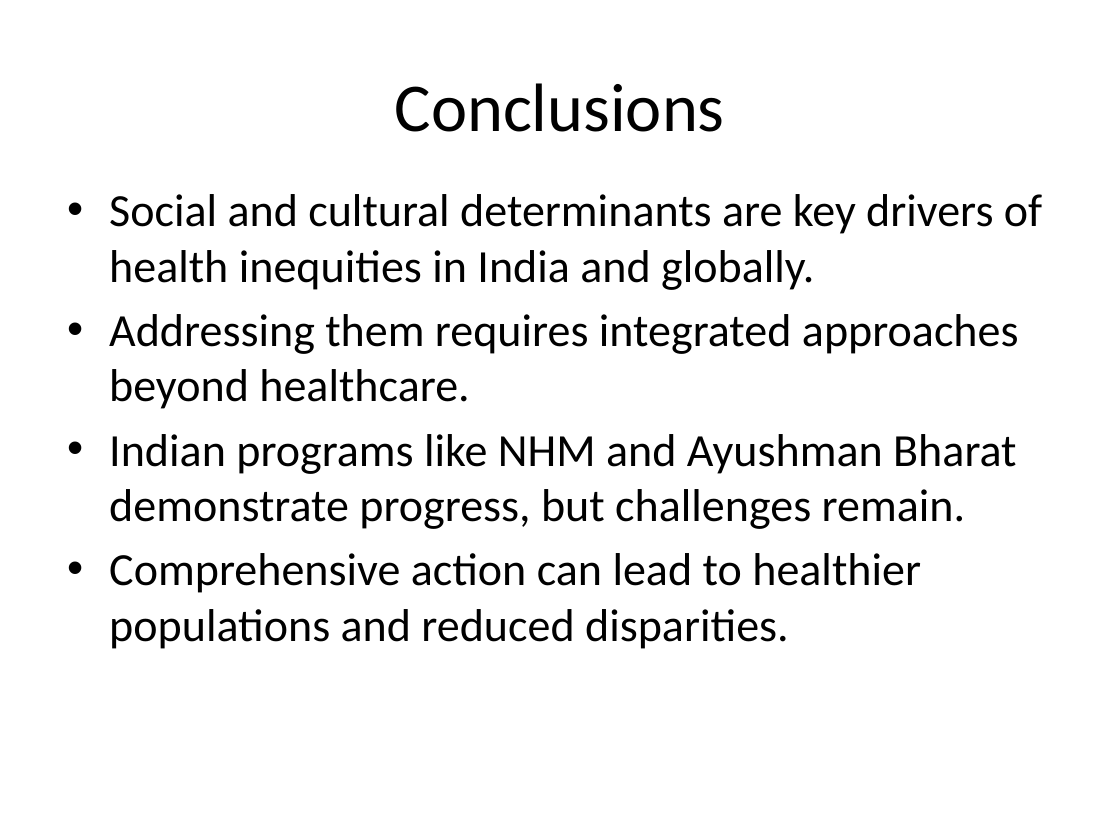
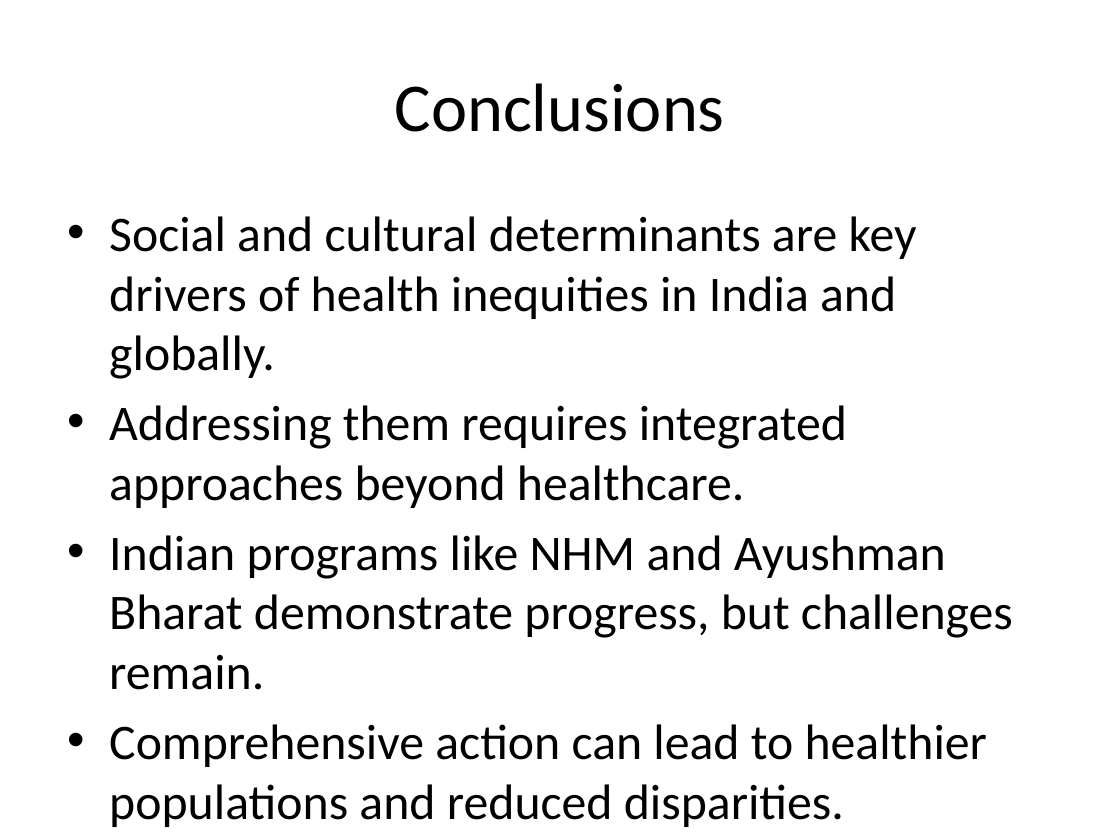
Before and after one commit to hssling/PG_Seminar_Presentation_Generator_CBME_NMC_Medical, a slide deck: slide 27 of seminar_presentation_comprehensive.pptx. Drawn at 1120x840 pixels with LibreOffice and Linux fonts; fonts in the diff are those of the drawing. Boxes give left, top, right and bottom in pixels: in the first picture for what was removed or moved away, otherwise in the second. Text is boxed around its words. In the diff, an @@ line names an element or a change of style, - is before the commit and + after.

```diff
--- a/seminar_presentation_comprehensive.pptx
+++ b/seminar_presentation_comprehensive.pptx
@@ text "Social and cultural determinants are ...": place and size @@
-text "Social and cultural determinants are ..." at (109, 194, 1042, 649)
+text "Social and cultural determinants are ..." at (109, 216, 1013, 767)
@@ text "Social and cultural determinants are ..." at (109, 216, 1013, 767): size 29.6 to 32 pt @@
```
Also in this commit, not shown: 4 other slides changed, 35 other files.
